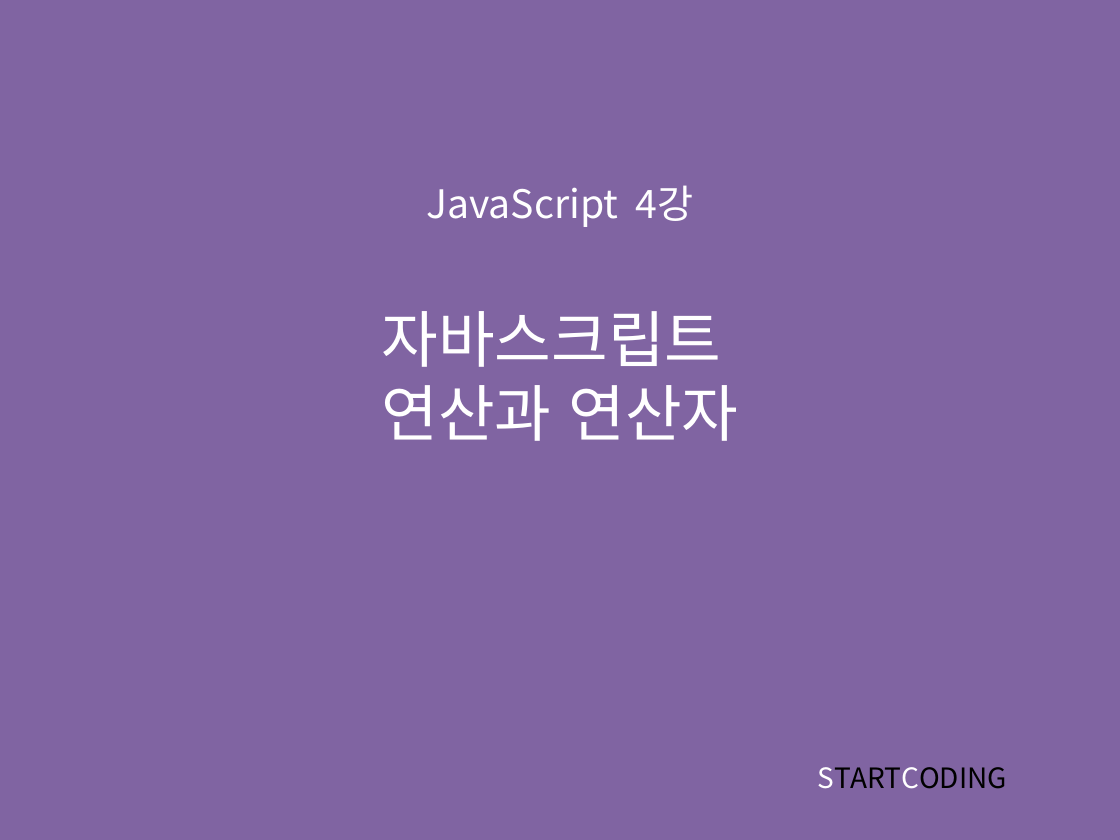
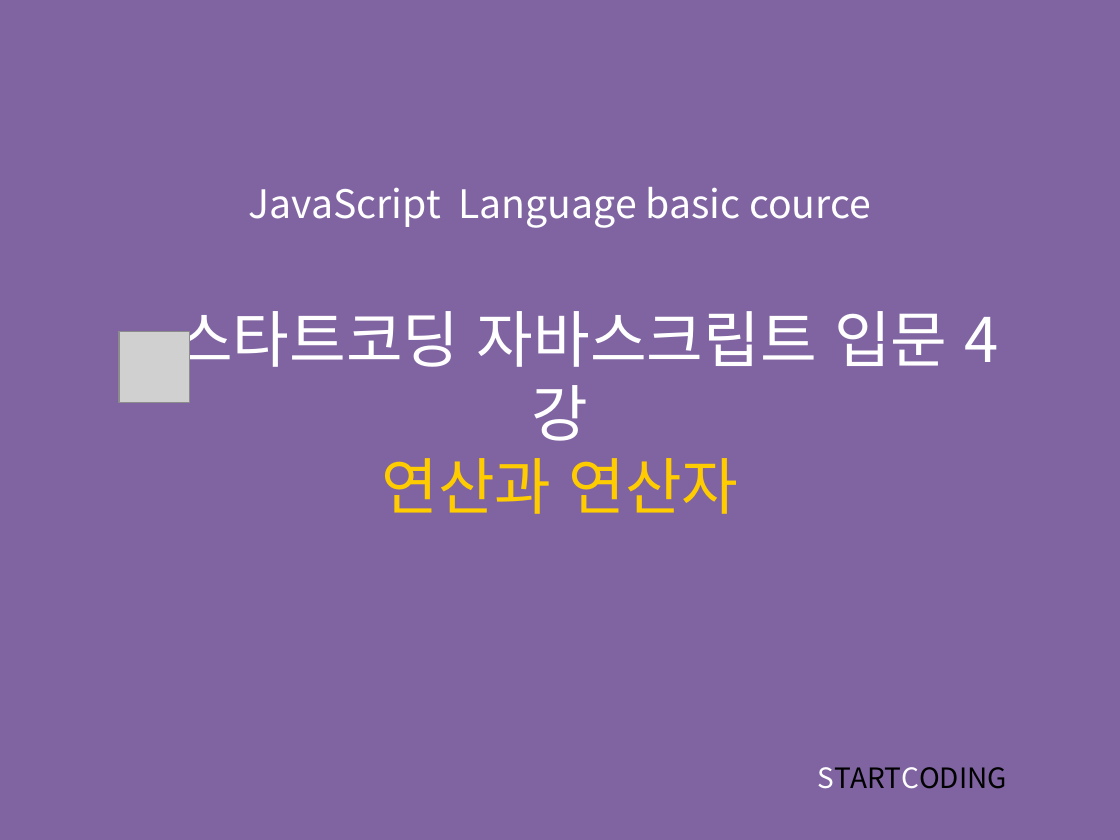
Before and after one commit to kwonkijun/web, a slide deck: slide 1 of 프론트엔드기초(PPT)/JAVASCRIPT 4강_연산과 연산자.pptx. Drawn at 1120x840 pixels with LibreOffice and Linux fonts; fonts in the diff are those of the drawing; grey boxes stand for pictures. Boxes give left, top, right and bottom in pixels: in the first picture for what was removed or moved away, otherwise in the second. Text is boxed around its words. In the diff, an @@ line names an element or a change of style, - is before the commit and + after.

```diff
--- a/프론트엔드기초(PPT)/JAVASCRIPT 4강_연산과 연산자.pptx
+++ b/프론트엔드기초(PPT)/JAVASCRIPT 4강_연산과 연산자.pptx
@@ title at (x1=176, y1=187, x2=947, y2=514): text changed @@
-JavaScript 4강
-자바스크립트
-연산과 연산자
+JavaScript Language basic cource
+스타트코딩 자바스크립트 입문 4강
+연산과 연산자
@@ picture added at (x1=119, y1=332, x2=189, y2=402) @@
```
Also in this commit, not shown: 14 other slides changed, 1 slide added, 2 other files.
